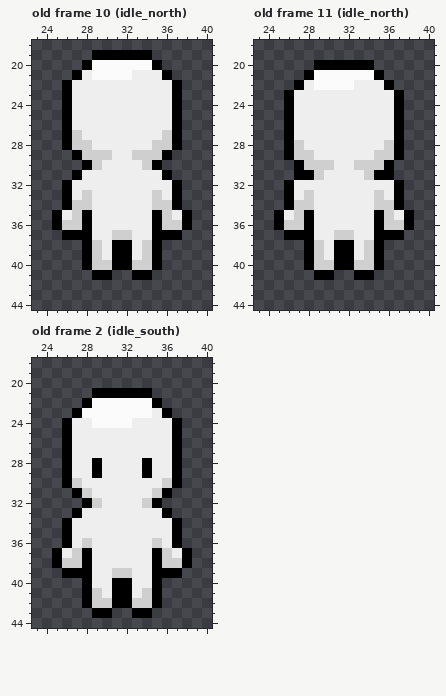
Two states of a pixel-art file, WoW.Client/Content/Data/Characters/human_spritesheet.ase. That is the earlier state.
64x64 pixels, 16 frames. Shown: old frame 10 (idle_north): x 23..40, y 18..44; old frame 11 (idle_north): x 23..40, y 18..44; old frame 2 (idle_south): x 23..40, y 18..44. The commit also changed other frames, which this record leaves out.
The result:
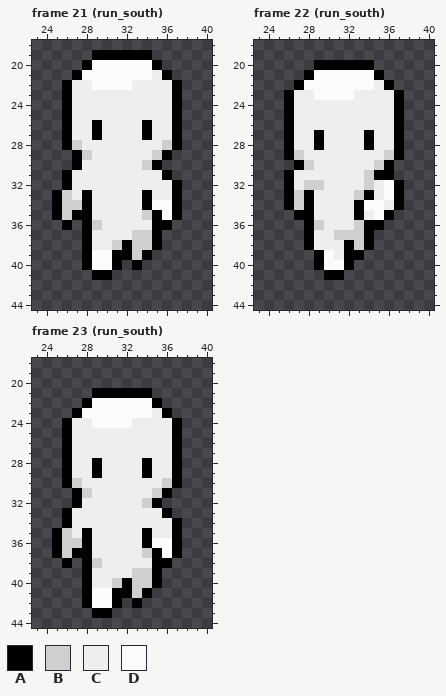
Palette (. is transparent): A #000000  B #cfcfcf  C #eeeeee  D #fbfbfb
A new or re-ordered frame is compared with the old frame closest to it.
Changes in this commit:
frames 16 -> 23
Frame 21 (run_south) is new; against old frame 10 (idle_north):
y 21: x 28 C -> D; x 33..34 CC -> DD
y 22: x 29..32 CCCC -> DDDD
y 26: x 29 C -> A; x 34 C -> A
y 27: x 27 B -> C; x 29 C -> A; x 34 C -> A; x 36 B -> C
y 28: x 28 B -> C; x 35 B -> C
y 29: x 29..30 BB -> CC; x 33..34 BB -> CC
y 30: x 27..29 .AB -> ACC
y 31: x 26..27 .A -> AC
y 33: x 25..26 .A -> AB; x 28 B -> A; x 34..35 CB -> AC
y 34: x 25..26 .A -> AB; x 28 B -> A; x 34..36 CBB -> ADD
y 35: x 26..27 CB -> BA; x 34 C -> B; x 36..38 BCA -> DA.
y 36: x 25..27 ABB -> .A.; x 29 C -> B; x 36..38 BBA -> A..
y 37: x 26..27 AA -> ..; x 31..34 BBCC -> CCBB; x 36..37 AA -> ..
y 38: x 29 B -> C; x 31 A -> B; x 33 C -> B
y 39: x 29..30 BC -> DD; x 33..35 CBA -> BA.
y 40: x 29..30 BB -> DD; x 32..35 ABBA -> .A..
y 41: x 33..34 AA -> ..
Frame 22 (run_south) is new; against old frame 11 (idle_north):
y 22: x 28 C -> D; x 33..34 CC -> DD
y 23: x 29..32 CCCC -> DDDD
y 27: x 29 C -> A; x 34 C -> A
y 28: x 27 B -> C; x 29 C -> A; x 34 C -> A; x 36 B -> C
y 29: x 28 B -> C; x 35 B -> C
y 30: x 29..30 BB -> CC; x 33..34 BB -> CC
y 31: x 26..29 .AAB -> ACCC
y 32: x 28..29 CC -> BB; x 34 C -> B; x 36 C -> D
y 33: x 27..28 CB -> BA; x 33..36 CCBC -> BACD
y 34: x 28 B -> A; x 33..36 CCBB -> ADDC
y 35: x 25..27 ACB -> ..A; x 33 C -> A; x 35..38 ABCA -> DA..
y 36: x 25..27 ABB -> ...; x 29 C -> B; x 33..34 CC -> BA; x 36..38 BBA -> ...
y 37: x 26..27 AA -> ..; x 33..37 CCAAA -> BA...
y 38: x 29 B -> C; x 31 A -> C; x 33..35 CBA -> BA.
y 39: x 28..31 ABCA -> .ADC; x 33..35 CBA -> A..
y 40: x 28..31 ABBA -> .ADD; x 33..35 BBA -> ...
y 41: x 29 A -> .; x 31 . -> A; x 33..34 AA -> ..
Frame 23 (run_south) is new; against old frame 2 (idle_south):
y 32: x 27..29 .AB -> ACC
y 33: x 26..27 .A -> AC
y 35: x 25..26 .A -> AB; x 28 C -> A; x 34 C -> A
y 36: x 25..28 .ACB -> ABBA; x 34..36 CBC -> ADD
y 37: x 26..27 CB -> BA; x 34 C -> B; x 36..38 BCA -> DA.
y 38: x 25..27 ABB -> .A.; x 29 C -> B; x 36..38 BBA -> A..
y 39: x 26..27 AA -> ..; x 31..34 BBCC -> CCBB; x 36..37 AA -> ..
y 40: x 31 A -> B; x 33..34 CC -> BB
y 41: x 29..30 BC -> DD; x 33..35 CBA -> BA.
y 42: x 29..30 BB -> DD; x 32..35 ABBA -> .A..
y 43: x 33..34 AA -> ..
Where, in picture pixels (left, top, right, bottom), the same in both pictures:
changed: (52, 70, 192, 280)
changed: (304, 80, 374, 100)
changed: (274, 130, 414, 280)
changed: (52, 498, 192, 618)
